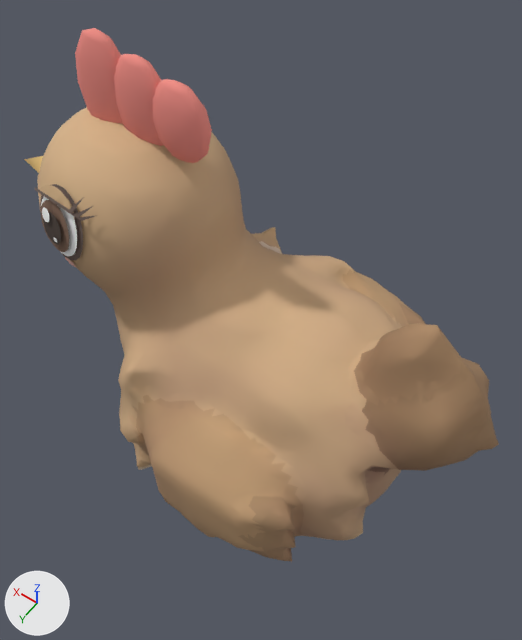
Before and after pictures for a commit that changed the glTF model art/models/animals/brown_chicken.glb.
Before and after are seen from a camera (50 mm lens) standing at (-0.18, 0.222, 0.562) and looking at (-0.011, -0.015, 0.191). The lights are fixed; the arrows at lower left show +X, +Y and +Z. The first picture is the older version. Vertices at exactly the same position are counted once.

Names of what the first picture shows: 'brown_chicken'.
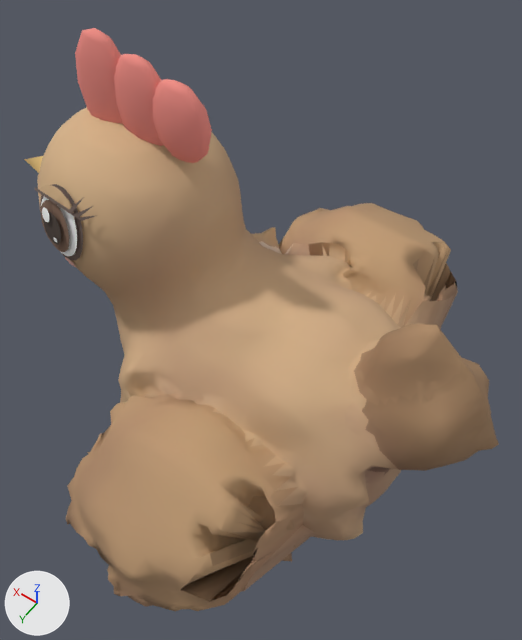
The newer file adds a shape key; the second version is drawn at full value of the shape key 'wing_flap' of 'brown_chicken', and the change is written as the vertex moves it makes.

Where the change shows, as pixel boxes [x1, y1, x2, y2] in the pictures (522 x 640 px; the box of a moved part takes in the faces that stretch with it):
```json
{"object": "brown_chicken", "change": "reshaped", "before": [24, 28, 499, 562], "after": [24, 28, 499, 611], "on screen": "9% taller"}
{"part": 1, "of": "me_brown_chicken", "change": "moved or reshaped", "before": [279, 246, 415, 327], "after": [279, 203, 458, 328]}
{"part": 2, "of": "me_brown_chicken", "change": "moved or reshaped", "before": [131, 393, 312, 553], "after": [66, 393, 312, 611]}
```

Edits to the scene script, one JSON object a line:
```json
{"block": "me_brown_chicken", "where": "# used by ob_brown_chicken; location = (0.0, 0.0, 0.0)"}
{"op": "remove", "block": "me_brown_chicken", "code": "me_brown_chicken.from_pydata(...)  # 3582 vertices, 6204 faces; spans x -0.175..0.175, y -0.101..0.101, z 0.0..0.371"}
{"op": "add", "block": "me_brown_chicken", "code": "me_brown_chicken.from_pydata(...)  # 3582 vertices, 6204 faces; spans x -0.175..0.175, y -0.164..0.165, z 0.0..0.371"}
{"block": "me_brown_chicken", "change": "me_brown_chicken part 1: 268 of the vertices in x -0.101..0.016, y -0.101..-0.062, z 0.09..0.206 are turned -57.3 degrees about the x axis through their middle, then moved by (0.0, -0.04, 0.043)"}
{"block": "me_brown_chicken", "change": "me_brown_chicken part 2: 264 of the vertices in x -0.101..0.016, y 0.062..0.101, z 0.088..0.204 are turned 57.3 degrees about the x axis through their middle, then moved by (0.0, 0.04, 0.043)"}
```
